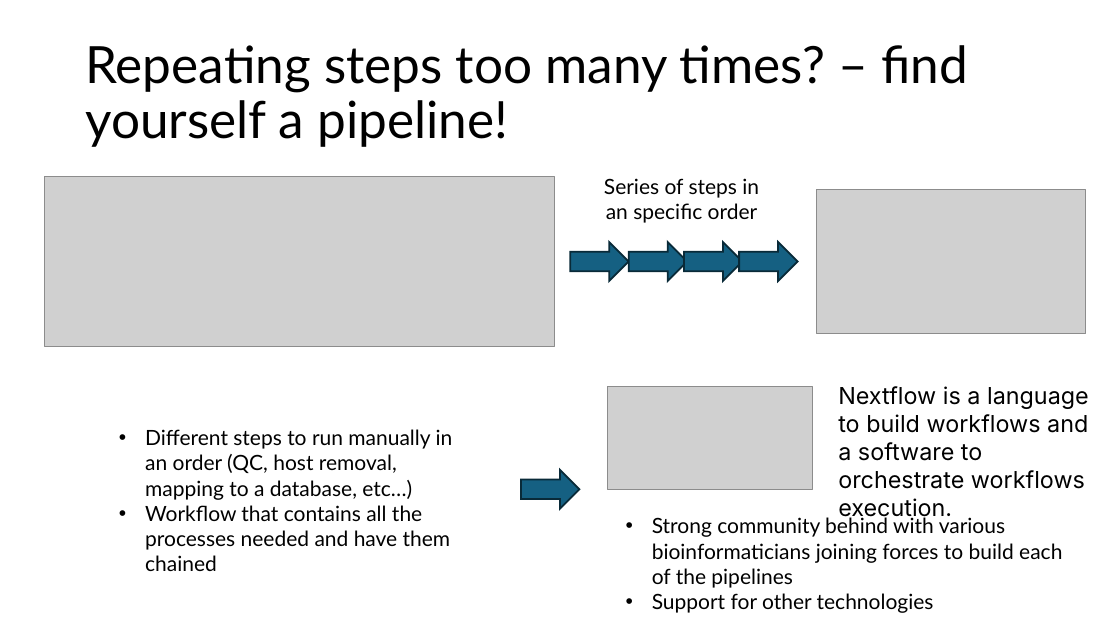
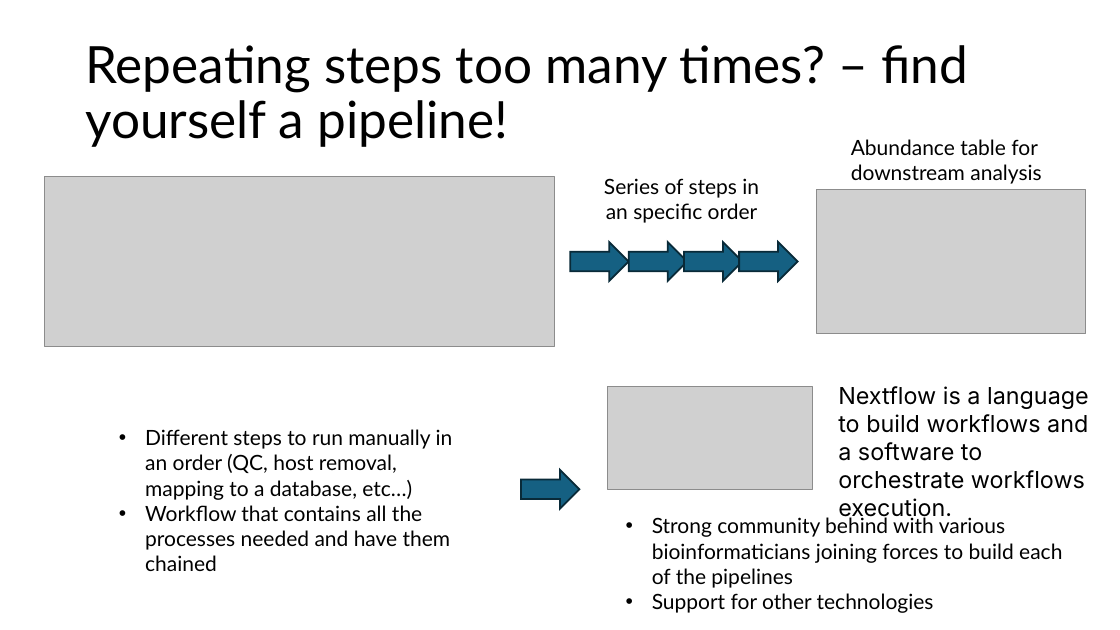
Before and after one commit to biosustain/dsp_metagenomics_training, a slide deck: slide 3 of course_contents/DataProcessing_taxprofiler.pptx. Drawn at 1120x630 pixels with LibreOffice and Linux fonts; fonts in the diff are those of the drawing; grey boxes stand for pictures. Boxes give left, top, right and bottom in pixels: in the first picture for what was removed or moved away, otherwise in the second. Text is boxed around its words. In the diff, an @@ line names an element or a change of style, - is before the commit and + after.

```diff
--- a/course_contents/DataProcessing_taxprofiler.pptx
+++ b/course_contents/DataProcessing_taxprofiler.pptx
@@ text added at [851, 139, 1041, 184], 18 pt, text #000000 @@
+Abundance table for downstream analysis
```
Also in this commit, not shown: 4 other slides changed.
